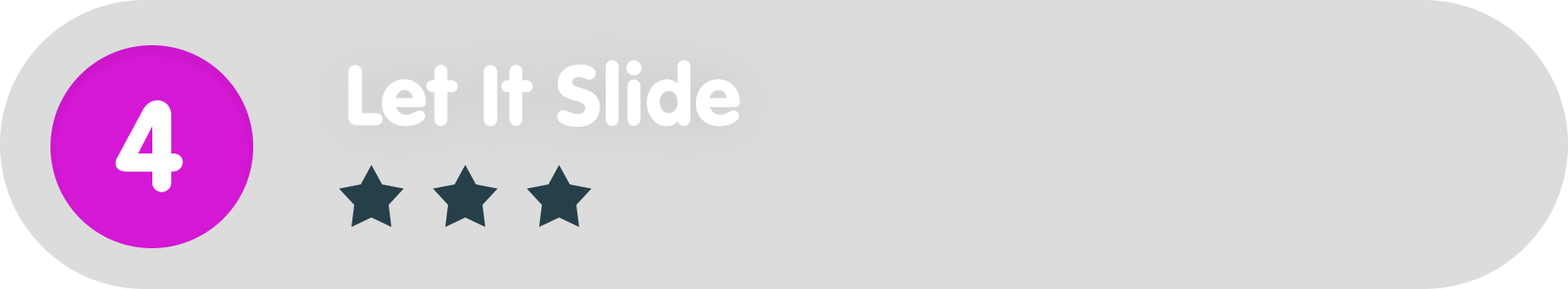
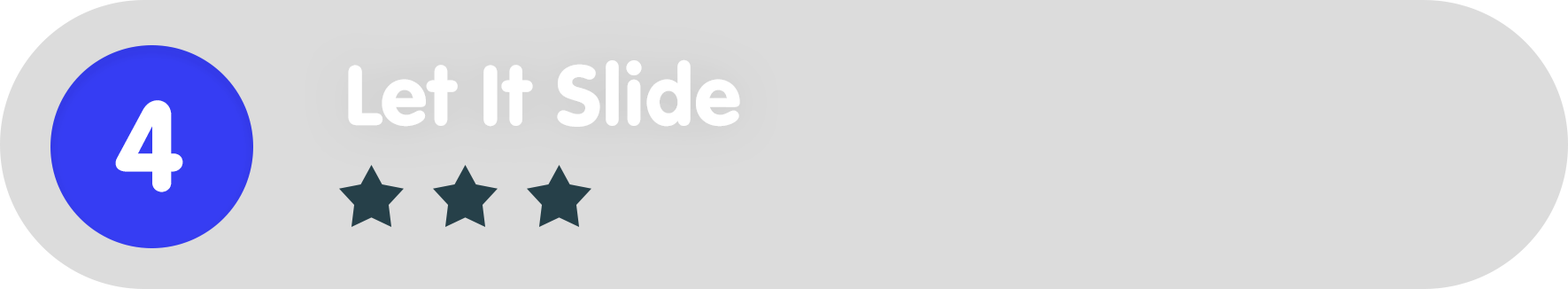
Comparing the layer stacks of the two 1568×289 images. Changes:
painted on "Ellipse_green" over box(50, 45, 254, 248)
